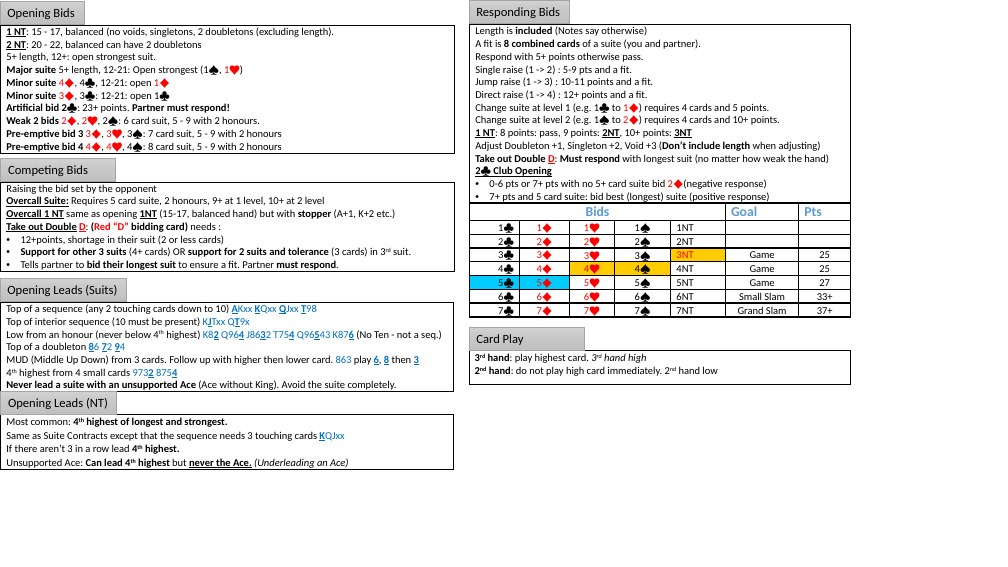
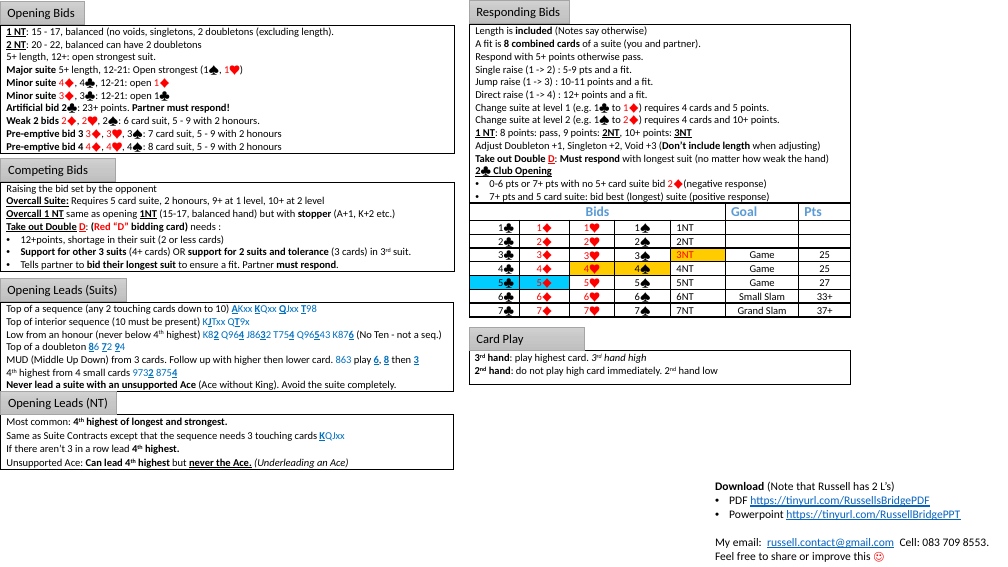
Before and after one commit to rusql/bridge, a slide deck: slide 1 of BridgeCheatSheet.pptx. Drawn at 1008x567 pixels with LibreOffice and Linux fonts; fonts in the diff are those of the drawing. Boxes give left, top, right and bottom in pixels: in the first picture for what was removed or moved away, otherwise in the second. Text is boxed around its words. In the diff, an @@ line names an element or a change of style, - is before the commit and + after.

Commit message:
Corrections

```diff
--- a/BridgeCheatSheet.pptx
+++ b/BridgeCheatSheet.pptx
@@ text added at <box>715,481,989,562</box>, 11 pt, text #0563C1 @@
+Download (Note that Russell has 2 L’s)
+• PDF https://tinyurl.com/RussellsBridgePDF
+• Powerpoint https://tinyurl.com/RussellBridgePPT
+My email: russell.contact@gmail.com Cell: 083 709 8553.
+Feel free to share or improve this ☺
```
